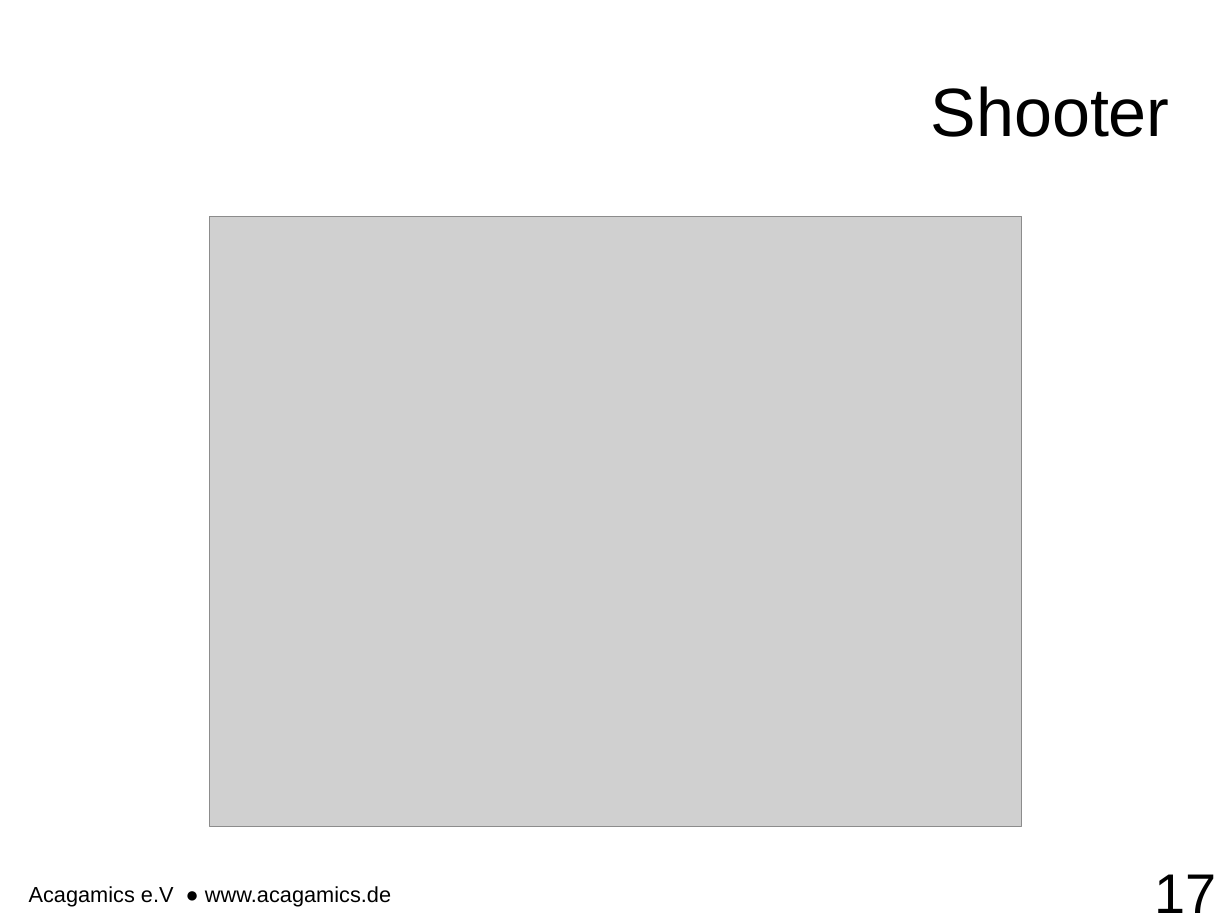
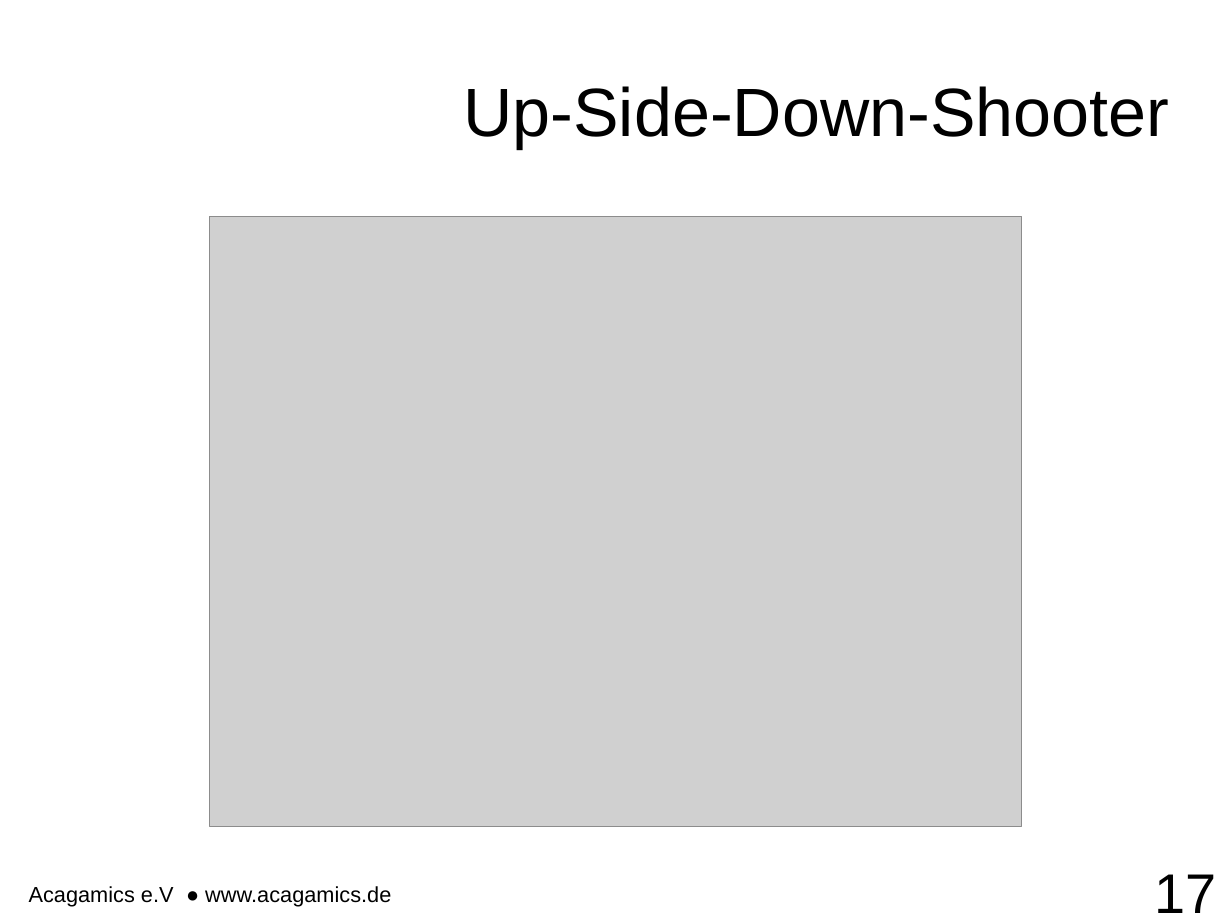
Before and after one commit to endert/Intro2D, a slide deck: slide 17 of 1. Vorlesung 20.10.14/1. VorstellungIntro2D.odp. Drawn at 1232x924 pixels with LibreOffice and Linux fonts; fonts in the diff are those of the drawing; grey boxes stand for pictures; background and template pictures are left out. Boxes give left, top, right and bottom in pixels: in the first picture for what was removed or moved away, otherwise in the second. Text is boxed around its words. In the diff, an @@ line names an element or a change of style, - is before the commit and + after.

```diff
--- a/1. Vorlesung 20.10.14/1. VorstellungIntro2D.odp
+++ b/1. Vorlesung 20.10.14/1. VorstellungIntro2D.odp
@@ title at box(464, 86, 1170, 148): text changed @@
-Shooter
+Up-Side-Down-Shooter
```
Also in this commit, not shown: 12 other slides changed, 1 other file.
